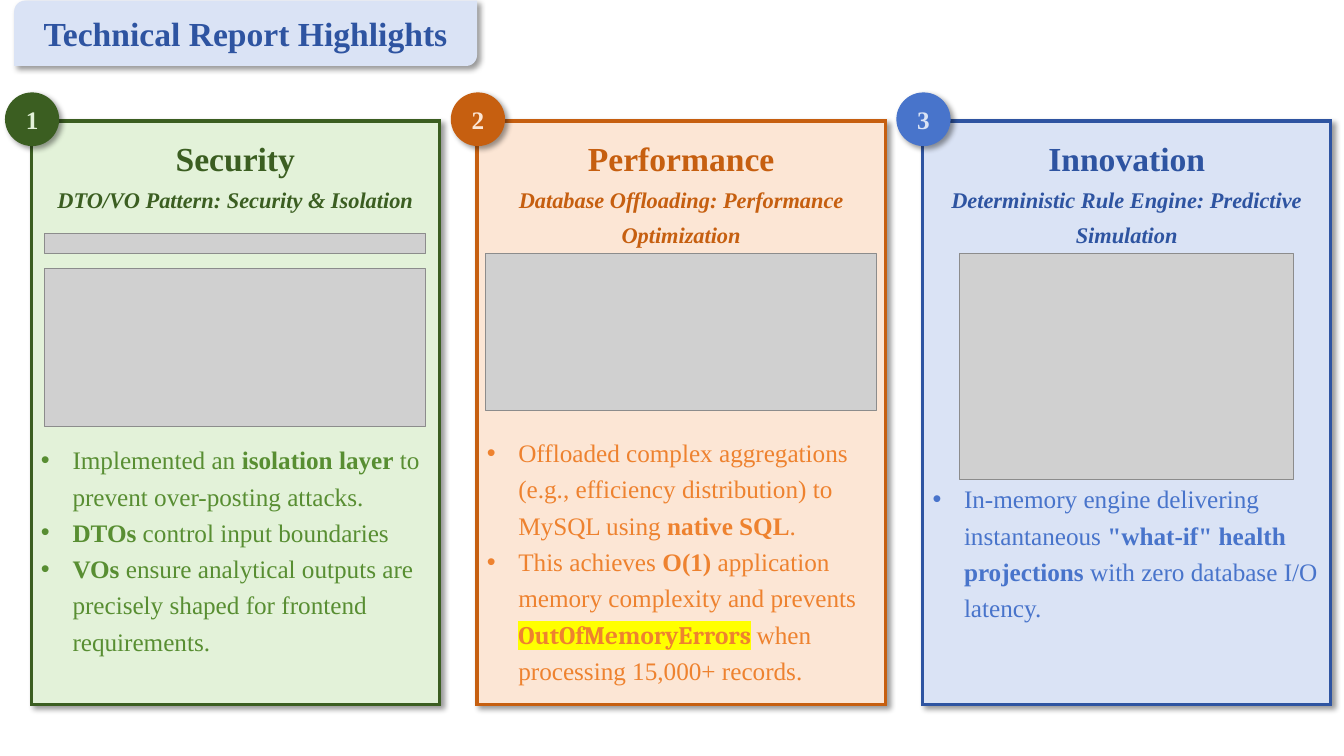
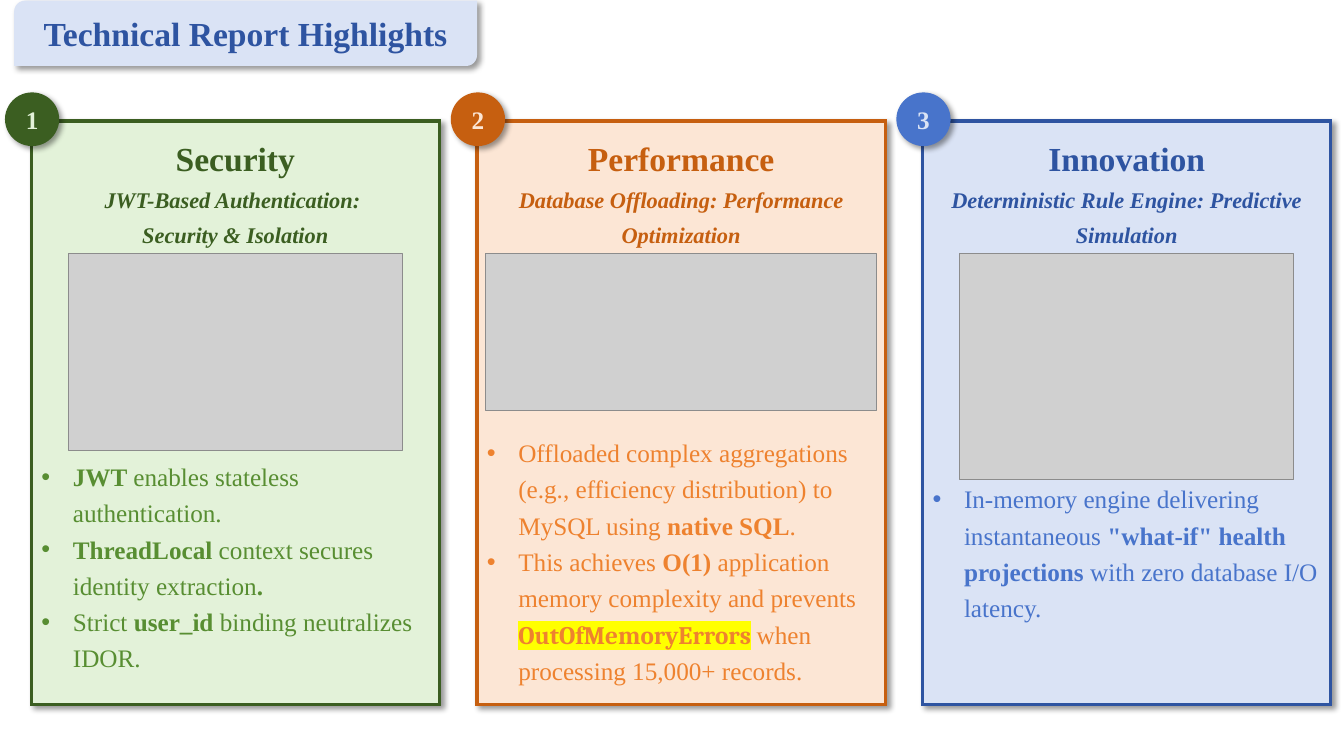
Before and after one commit to DT-1997/MetaboTrack-API, a slide deck: slide 5 of docs/MetaboTrack_API_Presentation_Slides.pptx. Drawn at 1344x756 pixels with LibreOffice and Linux fonts; fonts in the diff are those of the drawing; grey boxes stand for pictures. Boxes give left, top, right and bottom in pixels: in the first picture for what was removed or moved away, otherwise in the second. Text is boxed around its words. In the diff, an @@ line names an element or a change of style, - is before the commit and + after.

Commit message:
Update Presentation Slides

```diff
--- a/docs/MetaboTrack_API_Presentation_Slides.pptx
+++ b/docs/MetaboTrack_API_Presentation_Slides.pptx
@@ text at (105, 192, 360, 248): text changed @@
-DTO/VO Pattern: Security & Isolation
+JWT-Based Authentication:
+Security & Isolation
@@ picture removed at (44, 234, 426, 254) @@
@@ picture: place and size @@
-picture at (44, 269, 426, 426)
+picture at (69, 254, 403, 451)
@@ text at (73, 468, 412, 668): text changed @@
-• Implemented an isolation layer to prevent over-posting attacks.
-• DTOs control input boundaries
-• VOs ensure analytical outputs are precisely shaped for frontend requirements.
+• JWT enables stateless authentication.
+• ThreadLocal context secures identity extraction.
+• Strict user_id binding neutralizes IDOR.
```
Also in this commit, not shown: 1 other slide changed.
